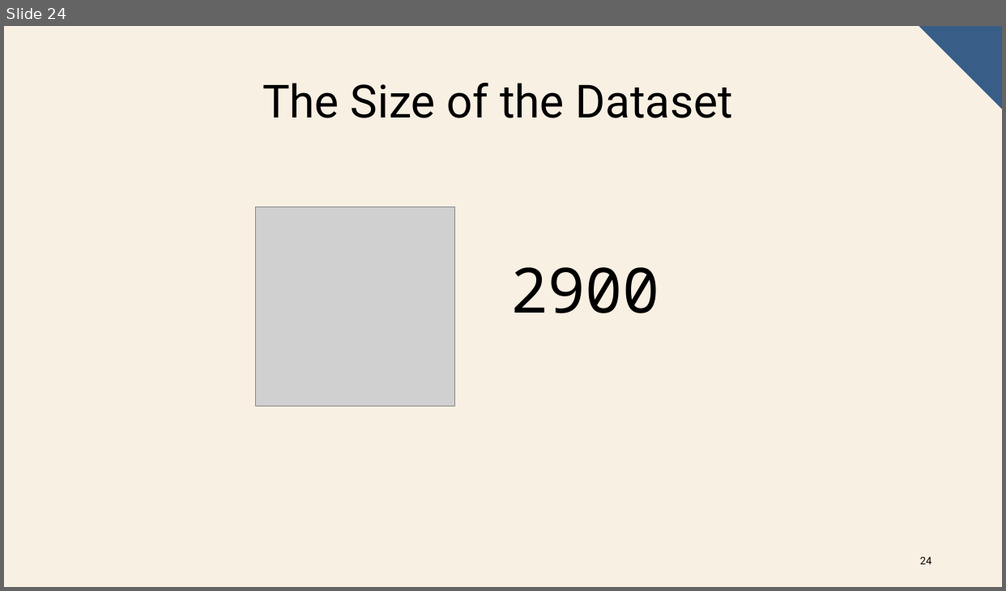
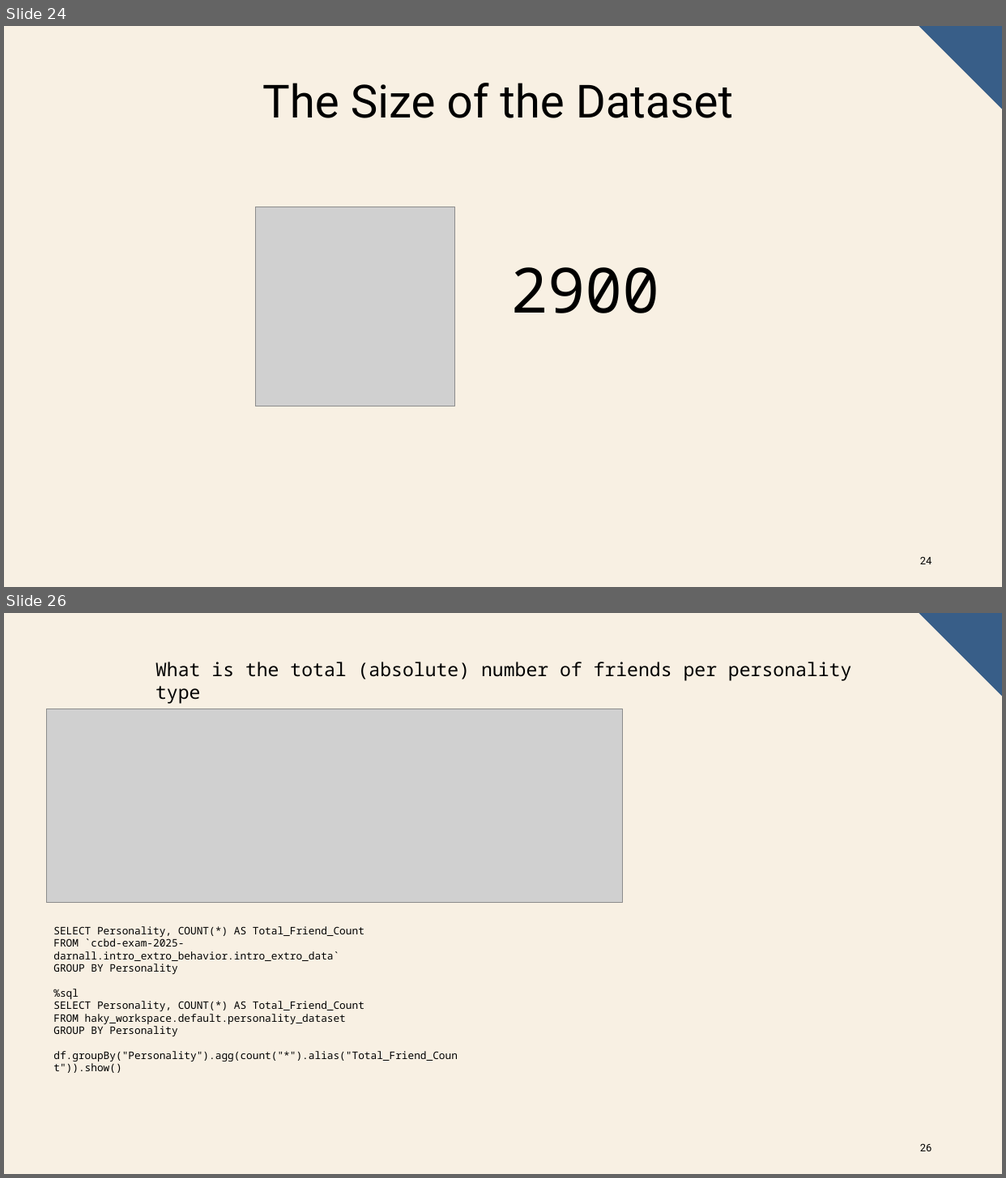
Before and after one commit to AndrewDarnall/Intro-Extro-Scope, a slide deck: docs/ccbd_project_presentation.pptx. Shown one above the other, each under a label of ours: slide 24 before the commit, slides 24 and 26 after it; the slides between them are not shown. The pictures are 1006x591 and 1006x1178 pixels, drawn with LibreOffice and Linux fonts; fonts in the diff are those of the drawing; grey boxes stand for pictures. Boxes give left, top, right and bottom in pixels: in the first picture for what was removed or moved away, otherwise in the second. Text is boxed around its words. In the diff, an @@ line names an element or a change of style, - is before the commit and + after.

```diff
--- a/docs/ccbd_project_presentation.pptx
+++ b/docs/ccbd_project_presentation.pptx
@@ slide 26 added at [4, 613, 1002, 1174], background #F8F0E3; not listed: 1 template element that a slide beside it also shows @@
@@ text added at [155, 662, 851, 681], 18 pt, text #000000 @@
+What is the total (absolute) number of friends per personality type
@@ picture added at [47, 709, 622, 902] @@
@@ text added at [53, 926, 458, 1073], 10 pt, text #000000 @@
+SELECT Personality, COUNT(*) AS Total_Friend_Count
+FROM `ccbd-exam-2025-darnall.intro_extro_behavior.intro_extro_data`
+GROUP BY Personality
+%sql
+SELECT Personality, COUNT(*) AS Total_Friend_Count
+FROM haky_workspace.default.personality_dataset
+GROUP BY Personality
+df.groupBy("Personality").agg(count("*").alias("Total_Friend_Count")).show()
@@ page number added at [920, 1144, 931, 1152], 10 pt, text #000000 @@
+26
```
Also in this commit, not shown: 13 other slides added, 1 slide removed, 1 other file.
